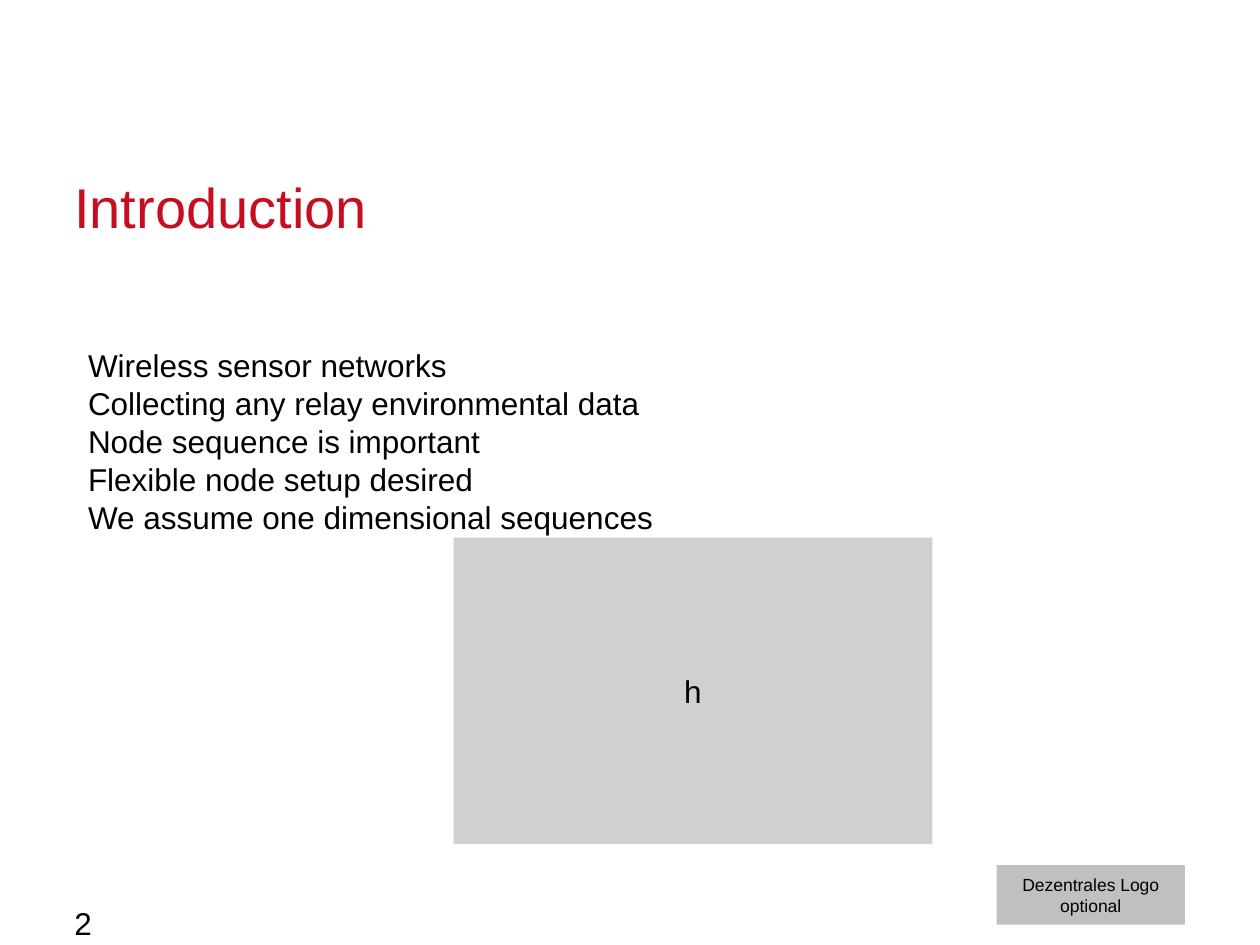
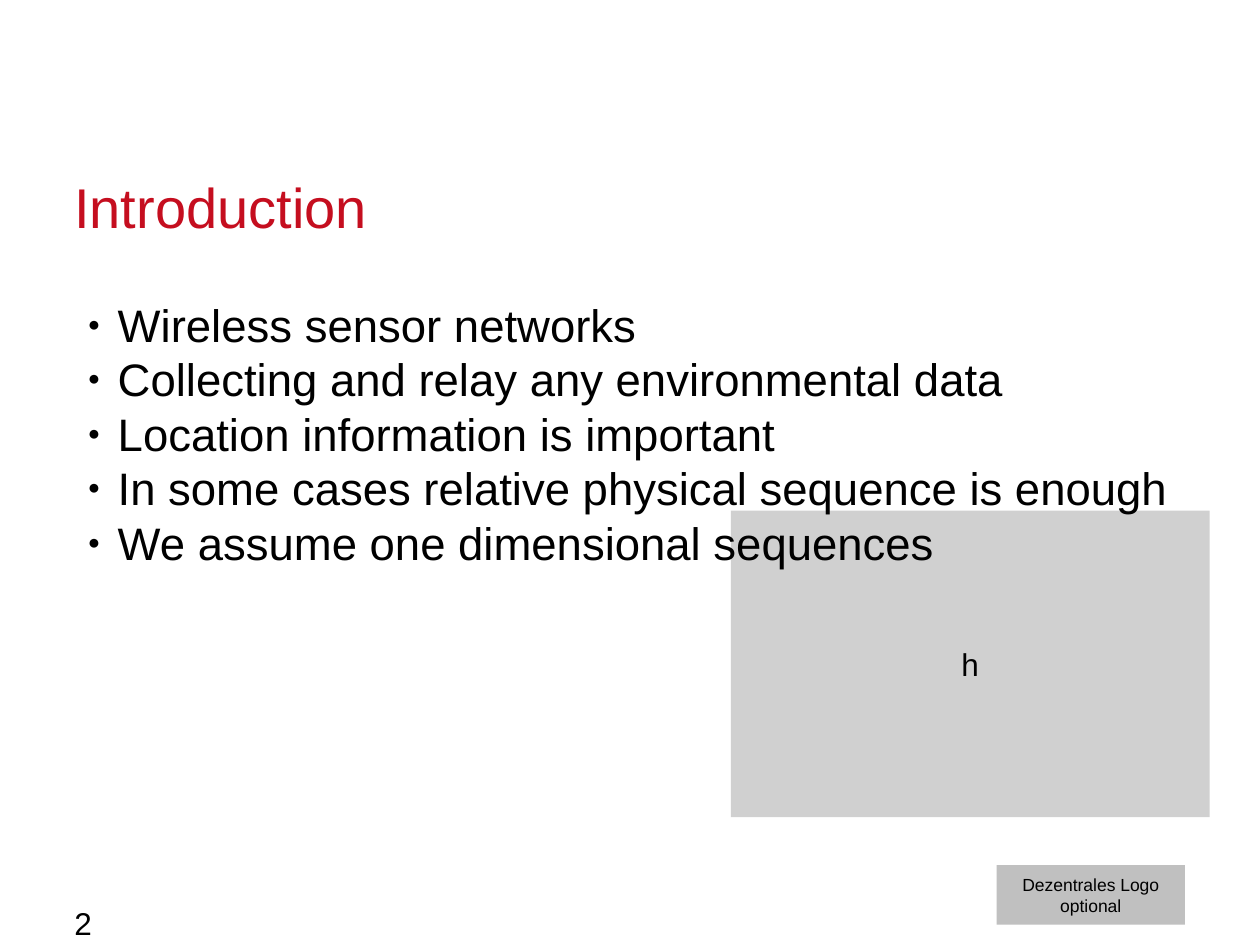
Before and after one commit to moritzschaefer/SensorSequence, a slide deck: slide 2 of docs/MeilensteinNrOne.odp. Drawn at 1260x945 pixels with LibreOffice and Linux fonts; fonts in the diff are those of the drawing; grey boxes stand for pictures; background and template pictures are left out. Boxes give left, top, right and bottom in pixels: in the first picture for what was removed or moved away, otherwise in the second. Text is boxed around its words. In the diff, an @@ line names an element or a change of style, - is before the commit and + after.

```diff
--- a/docs/MeilensteinNrOne.odp
+++ b/docs/MeilensteinNrOne.odp
@@ text "Wireless sensor networks": place and size @@
-text "Wireless sensor networks" at bbox=[88, 354, 652, 535]
+text "Wireless sensor networks" at bbox=[118, 309, 1167, 569]
@@ text at bbox=[118, 309, 933, 569]: size 18 to 26 pt in "Wireless sensor networks", "We assume one dimensional sequences"; bullet none to ● @@
@@ text at bbox=[118, 363, 1167, 515]: text changed; size 18 to 26 pt @@
-Collecting any relay environmental data
-Node sequence is important
-Flexible node setup desired
+● Collecting and relay any environmental data
+● Location information is important
+● In some cases relative physical sequence is enough
@@ picture "h": place and size @@
-picture "h" at bbox=[454, 538, 932, 844]
+picture "h" at bbox=[731, 510, 1210, 816]
```
Also in this commit, not shown: 10 other slides changed, 12 slides added, 6 slides removed, 1 other file.
